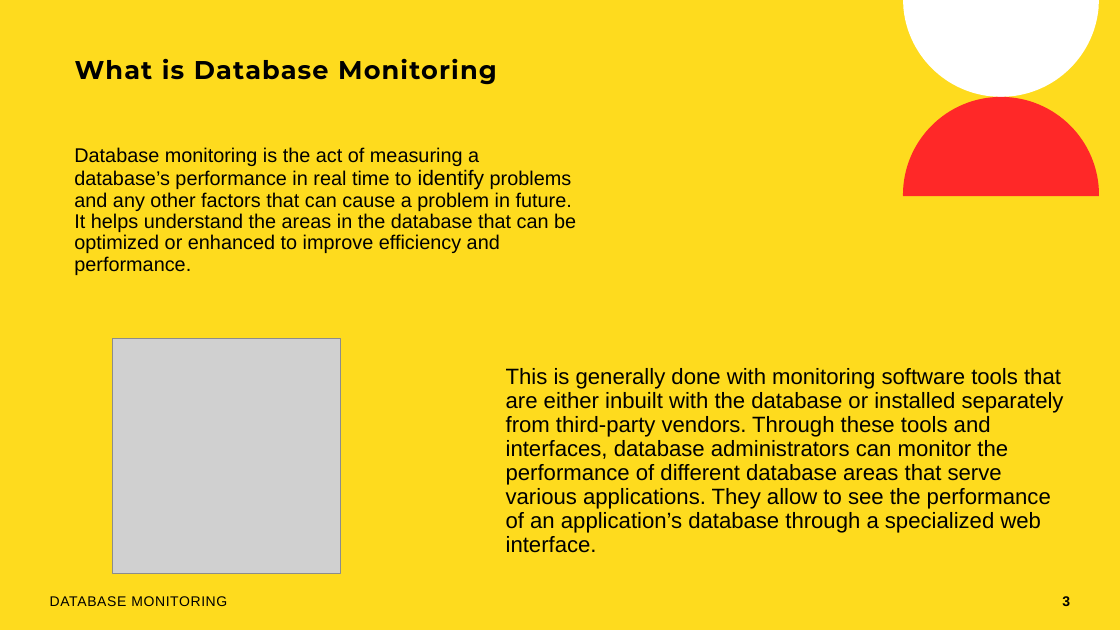
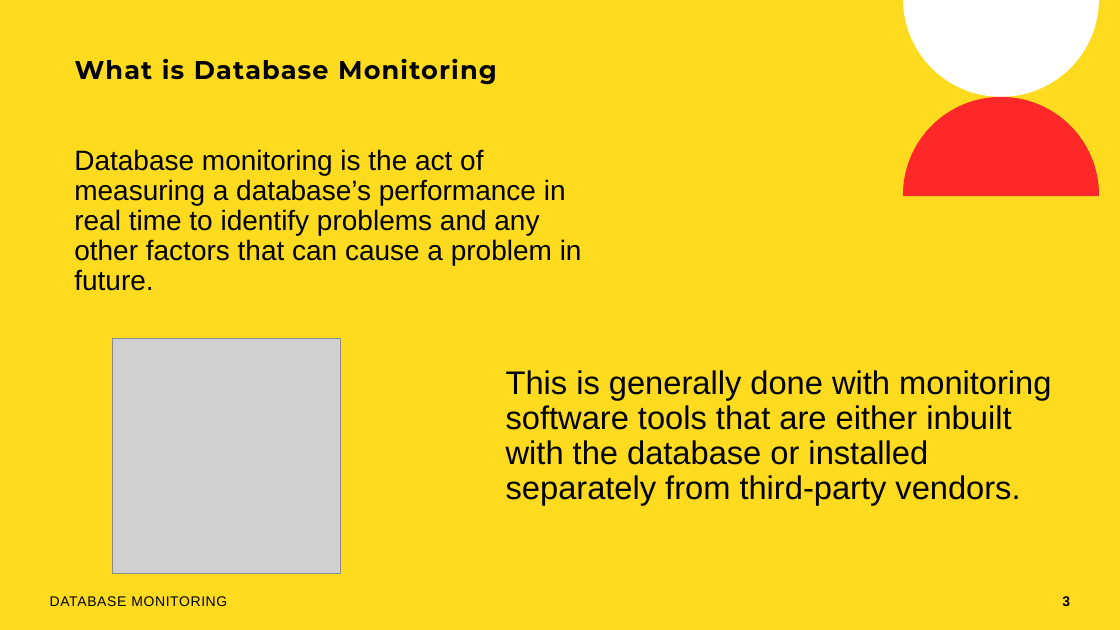
Before and after one commit to rolling-scopes-school/devops, a slide deck: slide 3 of modules/11. Monitoring/Database Monitoring.pptx. Drawn at 1120x630 pixels with LibreOffice and Linux fonts; fonts in the diff are those of the drawing; grey boxes stand for pictures; background and template pictures are left out. Boxes give left, top, right and bottom in pixels: in the first picture for what was removed or moved away, otherwise in the second. Text is boxed around its words. In the diff, an @@ line names an element or a change of style, - is before the commit and + after.

Commit message:
ppt updated

```diff
--- a/modules/11. Monitoring/Database Monitoring.pptx
+++ b/modules/11. Monitoring/Database Monitoring.pptx
@@ text at (74,149,582,291): text changed; size 17 to 24 pt @@
-Database monitoring is the act of measuring a database’s performance in real time to identify problems and any other factors that can cause a problem in future. It helps understand the areas in the database that can be optimized or enhanced to improve efficiency and performance.
+Database monitoring is the act of measuring a database’s performance in real time to identify problems and any other factors that can cause a problem in future.
@@ text at (506,370,1051,505): text changed; size 19 to 28 pt @@
-This is generally done with monitoring software tools that are either inbuilt with the database or installed separately from third-party vendors. Through these tools and interfaces, database administrators can monitor the performance of different database areas that serve various applications. They allow to see the performance of an application’s database through a specialized web interface.
+This is generally done with monitoring software tools that are either inbuilt with the database or installed separately from third-party vendors.
```
Also in this commit, not shown: 17 other slides changed, 12 slides added.
